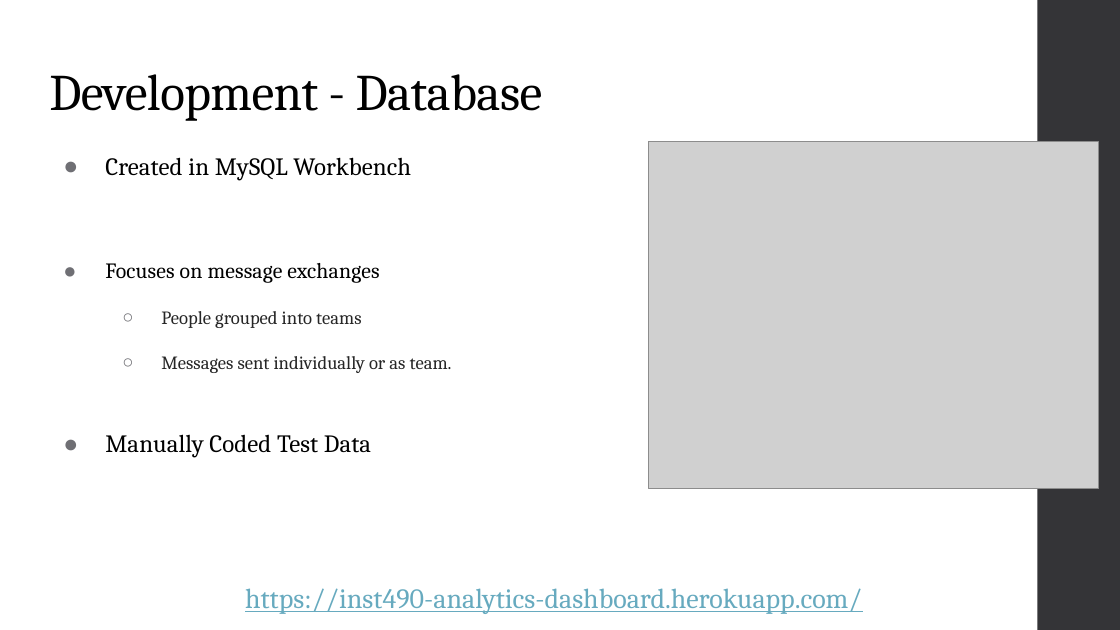
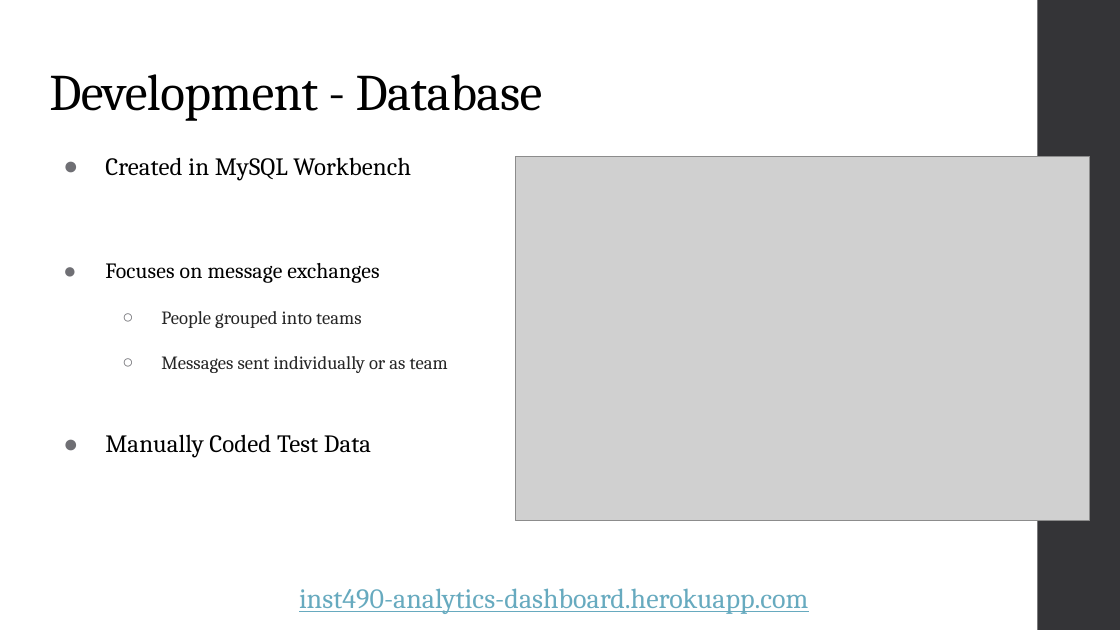
Before and after one commit to connormcdxc/Analytics-Dashboard, a slide deck: slide 3 of public/pdf/Capstone Presentation.pptx. Drawn at 1120x630 pixels with LibreOffice and Linux fonts; fonts in the diff are those of the drawing; grey boxes stand for pictures. Boxes give left, top, right and bottom in pixels: in the first picture for what was removed or moved away, otherwise in the second. Text is boxed around its words. In the diff, an @@ line names an element or a change of style, - is before the commit and + after.

```diff
--- a/public/pdf/Capstone Presentation.pptx
+++ b/public/pdf/Capstone Presentation.pptx
@@ picture: place and size @@
-picture at [648, 141, 1099, 488]
+picture at [515, 157, 1090, 521]
@@ text at [161, 356, 448, 373]: text changed @@
-  ○ Messages sent individually or as team.
+  ○ Messages sent individually or as team
@@ text at [299, 588, 808, 614]: text changed @@
-https://inst490-analytics-dashboard.herokuapp.com/
+inst490-analytics-dashboard.herokuapp.com
```
Also in this commit, not shown: 5 other slides changed, 1 other file.
